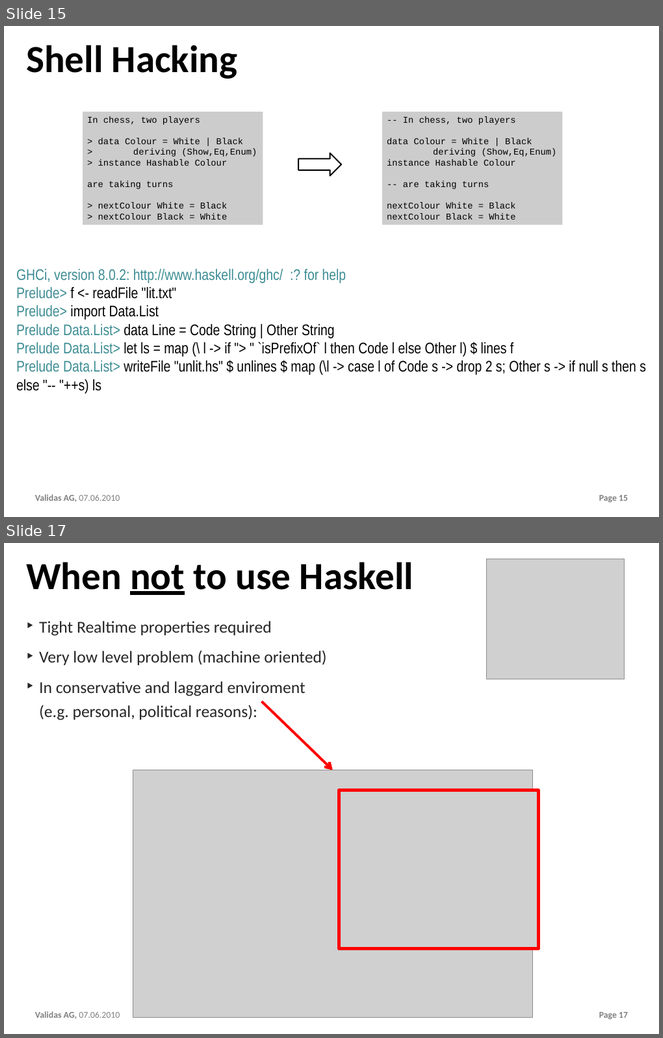
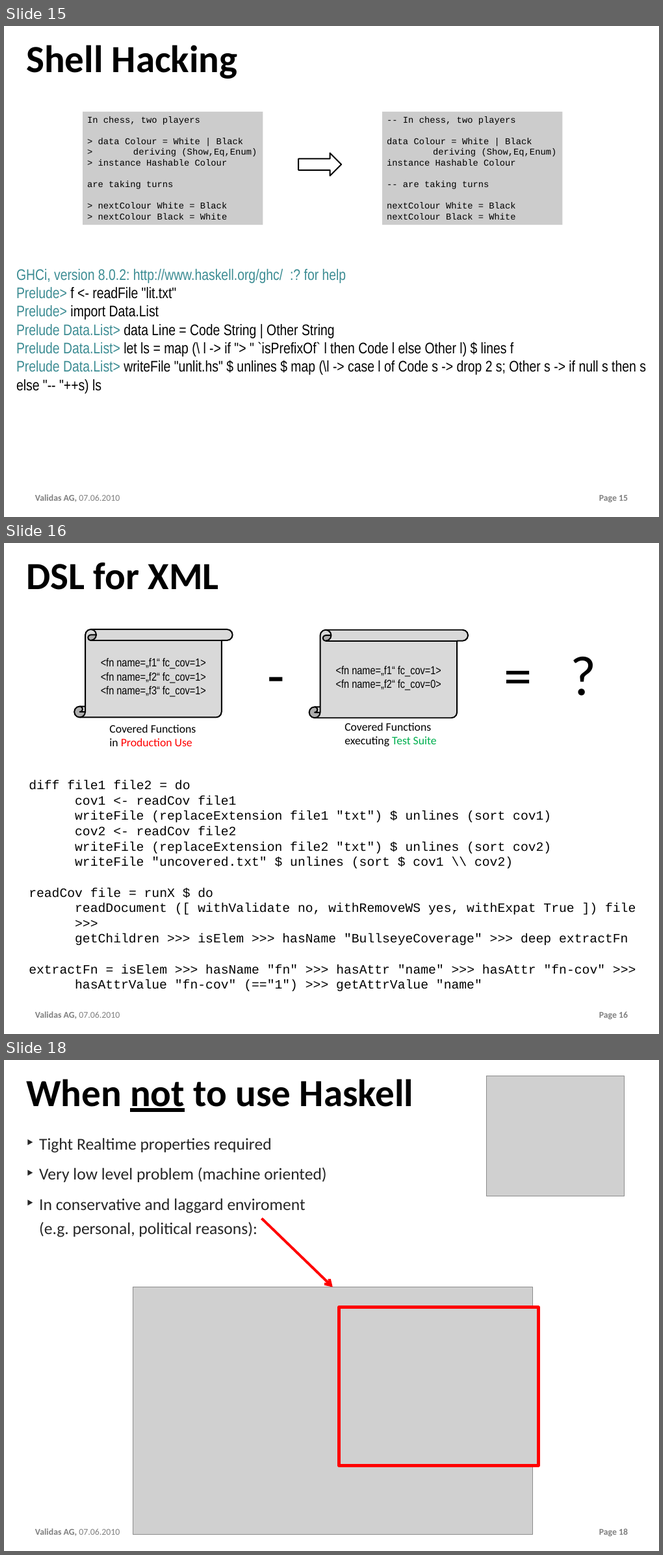
Before and after one commit to theoremprover/chess, a slide deck: ppt/Chess200.pptx. Shown one above the other, each under a label of ours: slides 15 and 17 before the commit, slides 15, 16 and 18 after it; the slides between them are not shown. The pictures are 663x1038 and 663x1555 pixels, drawn with LibreOffice and Linux fonts; fonts in the diff are those of the drawing; grey boxes stand for pictures; background and template pictures are left out. Boxes give left, top, right and bottom in pixels: in the first picture for what was removed or moved away, otherwise in the second. Text is boxed around its words. In the diff, an @@ line names an element or a change of style, - is before the commit and + after.

```diff
--- a/ppt/Chess200.pptx
+++ b/ppt/Chess200.pptx
@@ slide 16 added at box(4, 543, 659, 1034), background #FFFFFF; not listed: 2 template elements that a slide beside it also shows @@
@@ title added at box(26, 563, 219, 590), 60 pt, text #000000, bold @@
+DSL for XML
@@ vertical scroll added at box(74, 629, 233, 718), fill #D9D9D9, outline #000000 2 pt, 18 pt, text #000000 @@
+<fn name=„f1“ fc_cov=1>
+<fn name=„f2“ fc_cov=1>
+<fn name=„f3“ fc_cov=1>
@@ text added at box(263, 637, 289, 710), 88 pt, text #000000 @@
+-
@@ vertical scroll added at box(310, 630, 469, 718), fill #D9D9D9, outline #000000 2 pt, 18 pt, text #000000 @@
+<fn name=„f1“ fc_cov=1>
+<fn name=„f2“ fc_cov=0>
@@ text added at box(500, 637, 602, 710), 88 pt, text #000000 @@
+= ?
@@ text added at box(109, 724, 196, 746), 18 pt, text #000000 @@
+Covered Functions
+in Production Use
@@ text added at box(345, 722, 437, 746), 18 pt, text #000000 @@
+Covered Functions
+executing Test Suite
@@ text added at box(29, 780, 636, 991), 20 pt, text #000000 @@
+diff file1 file2 = do
+cov1 <- readCov file1
+writeFile (replaceExtension file1 "txt") $ unlines (sort cov1)
+cov2 <- readCov file2
+writeFile (replaceExtension file2 "txt") $ unlines (sort cov2)
+writeFile "uncovered.txt" $ unlines (sort $ cov1 \\ cov2)
+readCov file = runX $ do
+readDocument ([ withValidate no, withRemoveWS yes, withExpat True ]) file
+>>>
+getChildren >>> isElem >>> hasName "BullseyeCoverage" >>> deep extractFn
+extractFn = isElem >>> hasName "fn" >>> hasAttr "name" >>> hasAttr "fn-cov" >>>
+hasAttrValue "fn-cov" (=="1") >>> getAttrValue "name"
@@ what was slide 17 is now slide 18 @@
@@ page number at box(599, 1529, 628, 1536): text changed @@
-Page 17
+Page 18
```
Also in this commit, not shown: 1 slide changed, 1 other slide added, 1 slide removed.
